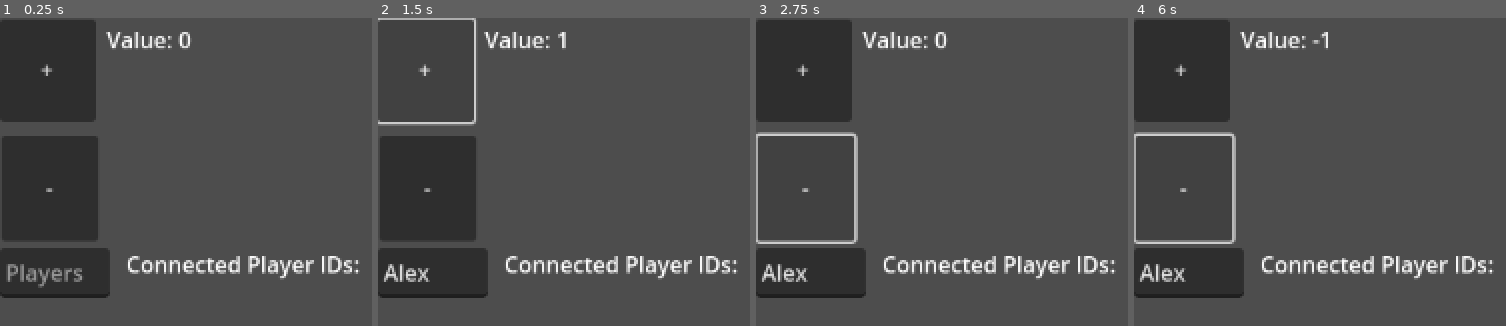
Above: before the commit, frames 1-4 (left to right).
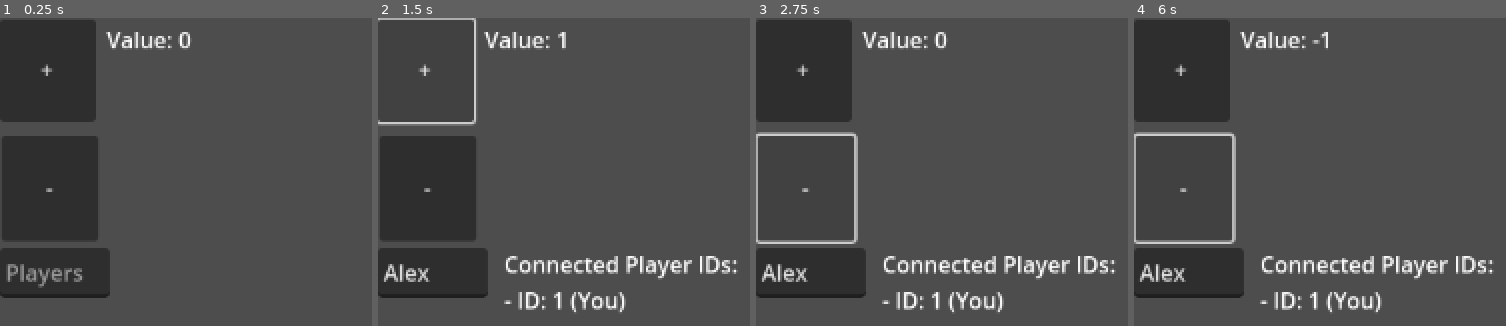
Above: after the commit, the same moments.

Repository: 1102-Luong-Vincent/CS381Demo
Game: Godot game, scene res://main game.tscn
Same seed, same stepped clock (60 frames per second), same inputs: the game is played once before the commit and once after it. This scene is started directly instead of the project's main scene.
Inputs (mouse positions are in pixels of both pictures, inside the frame that each line leads up to):
- Up to frame 1 (0.25 s): no input
- Up to frame 2 (1.5 s): click (433, 273) at 0.52 s; type "Alex" at 0.6 s; click "+" at 1.25 s
- Up to frame 3 (2.75 s): click "-" at 2 s
- Up to frame 4 (6 s): click "+" at 2.75 s; click "-" at 3.5 s; click "+" at 4.25 s; click "-" at 5 s; tap Enter at 5.75 s

The runs differ from the first frame. In frame 1, 1.8% of the frame differs, in the area x 34-97%, y 77-86%; in frame 2, 0.8%; in frame 3, 0.8%; in frame 4, 0.8%.

Commit message:
This is my as10 reattempt

Diff:
--- a/as10/main_game.gd
+++ b/as10/main_game.gd
@@ -10,8 +10,12 @@
 func _ready():
 	increase_button.pressed.connect(_on_increase_pressed)
 	decrease_button.pressed.connect(_on_decrease_pressed)
-	update_label() # Set initial label text
+	update_label()
 
+	await get_tree().create_timer(0.5).timeout  # <== Give time for peers to fully connect
+	update_player_list()
+
+	await get_tree().create_timer(1.0).timeout
 	update_player_list()
 
 	multiplayer.peer_connected.connect(update_player_list)
@@ -20,35 +24,40 @@
 func update_label():
 	label.text = "Value: " + str(value)
 
-# Function which updates the above value
-func updateValue(newValue: int, from_owner = false):
-	# If we don't own the node and the message is not from the owner
-	if !(is_multiplayer_authority() or from_owner):
-		# Ask the owner to update the value
-		rpc_id(get_multiplayer_authority(), "update_counter", newValue, false)
-		return
-
-	value = newValue
-	update_label()
-
-	# Make sure the value change gets propagated to all of the clients!
-	if is_multiplayer_authority() and !from_owner:
-		rpc("update_counter", newValue, true)
-
-# RPC which calls update value if called by the object's owner or the server
-@rpc("any_peer")
-func update_counter(new_value: int, from_owner: bool = false) -> void:
-	if is_multiplayer_authority() or from_owner:
-		updateValue(new_value, from_owner)
-
+# Called locally by anyone
 func _on_increase_pressed():
-	update_counter(value + 1)
+	if multiplayer.is_server():
+		request_update(1)  # call directly if host
+	else:
+		request_update.rpc_id(1, 1)  # send to host if client
 
 func _on_decrease_pressed():
-	update_counter(value - 1)
+	if multiplayer.is_server():
+		request_update(-1)
+	else:
+		request_update.rpc_id(1, -1)
+
+# Only the host receives this call
+@rpc("any_peer")
+func request_update(delta: int):
+	if multiplayer.is_server():
+		value += delta
+		broadcast_value.rpc(value)   # Send to all the clients
+		broadcast_value.call(value)  # Run locally on host
+
+# Sync the value on all peers
+@rpc("authority")
+func broadcast_value(new_value: int):
+	value = new_value
+	update_label()
 
 func update_player_list():
 	var ids = multiplayer.get_peers()
-	player_list_label.text = "Connected Player IDs:\n"
+	ids.insert(0, multiplayer.get_unique_id())  # Include self at top
+
+	player_list_label.text = "Connected Player IDs: \n"
 	for id in ids:
-		player_list_label.text += "- ID: %s\n" % id
+		if id == multiplayer.get_unique_id():
+			player_list_label.text += "- ID: %s (You)\n" % id
+		else:
+			player_list_label.text += "- ID: %s\n" % id
Not shown, added: as10/main_game.gd.uid
Not shown, added: as10/multiplayer_menu.gd.uid
Not shown: 1 places in as10/multiplayer_menu.tscn that only renumber resources
